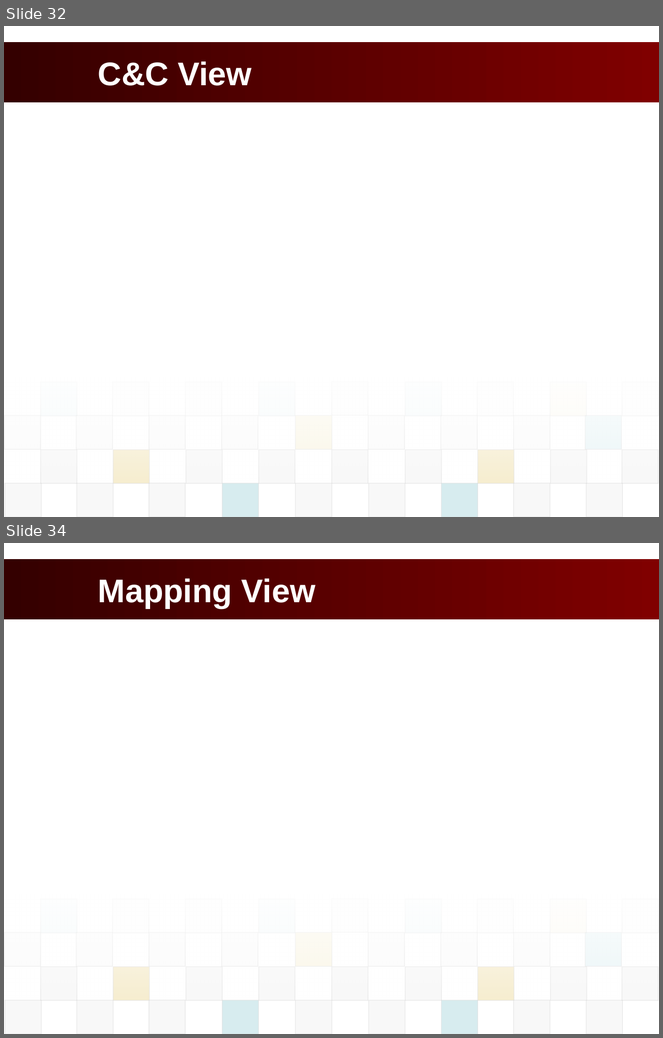
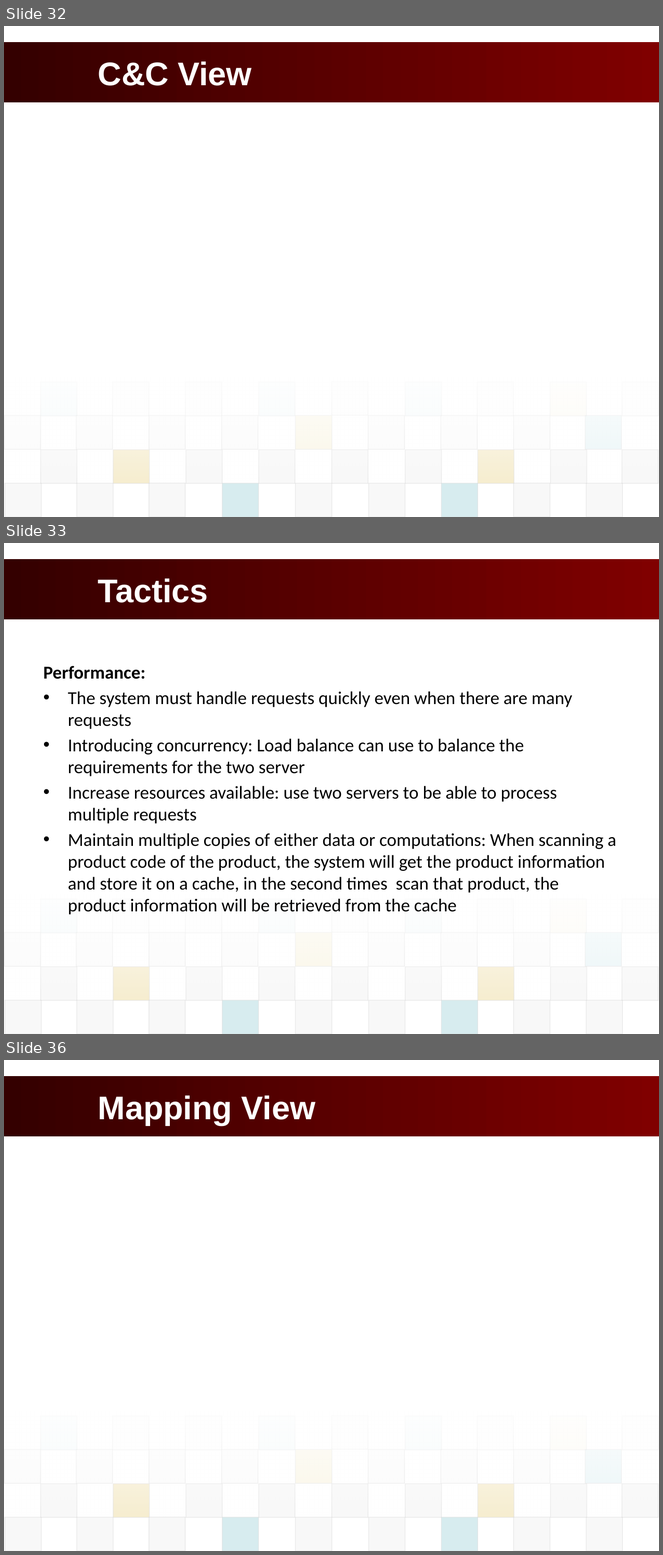
Before and after one commit to vucongthuc/hit-team-2012, a slide deck: Architect and Design/Final Project/K15T2_Team2_FinalProject/POS_Presentation/POS_PresentationSlide.pptx. Shown one above the other, each under a label of ours: slides 32 and 34 before the commit, slides 32, 33 and 36 after it; the slides between them are not shown. The pictures are 663x1038 and 663x1555 pixels, drawn with LibreOffice and Linux fonts; fonts in the diff are those of the drawing; background and template pictures are left out. Boxes give left, top, right and bottom in pixels: in the first picture for what was removed or moved away, otherwise in the second. Text is boxed around its words. In the diff, an @@ line names an element or a change of style, - is before the commit and + after.

```diff
--- a/Architect and Design/Final Project/K15T2_Team2_FinalProject/POS_Presentation/POS_PresentationSlide.pptx
+++ b/Architect and Design/Final Project/K15T2_Team2_FinalProject/POS_Presentation/POS_PresentationSlide.pptx
@@ slide 33 added at box(4, 543, 659, 1034), background #FFFFFF; not listed: 38 template elements that a slide beside it also shows @@
@@ title added at box(98, 578, 208, 603), 36 pt, text #FFFFFF, bold @@
+Tactics
@@ text added at box(44, 666, 617, 915), 20 pt, text #000000 @@
+Performance:
+• The system must handle requests quickly even when there are many requests
+• Introducing concurrency: Load balance can use to balance the requirements for the two server
+• Increase resources available: use two servers to be able to process multiple requests
+• Maintain multiple copies of either data or computations: When scanning a product code of the product, the system will get the product information and store it on a cache, in the second times scan that product, the product information will be retrieved from the cache
@@ what was slide 34 is now slide 36 @@
```
Also in this commit, not shown: 2 other slides added, 1 slide removed.
